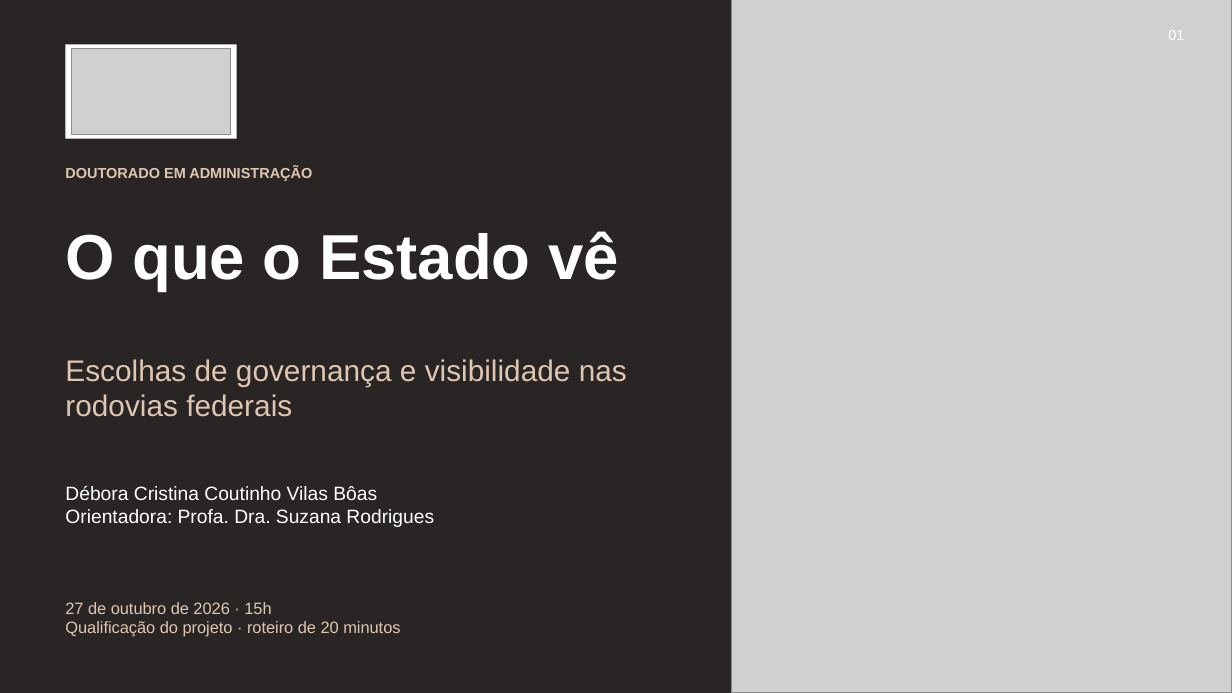
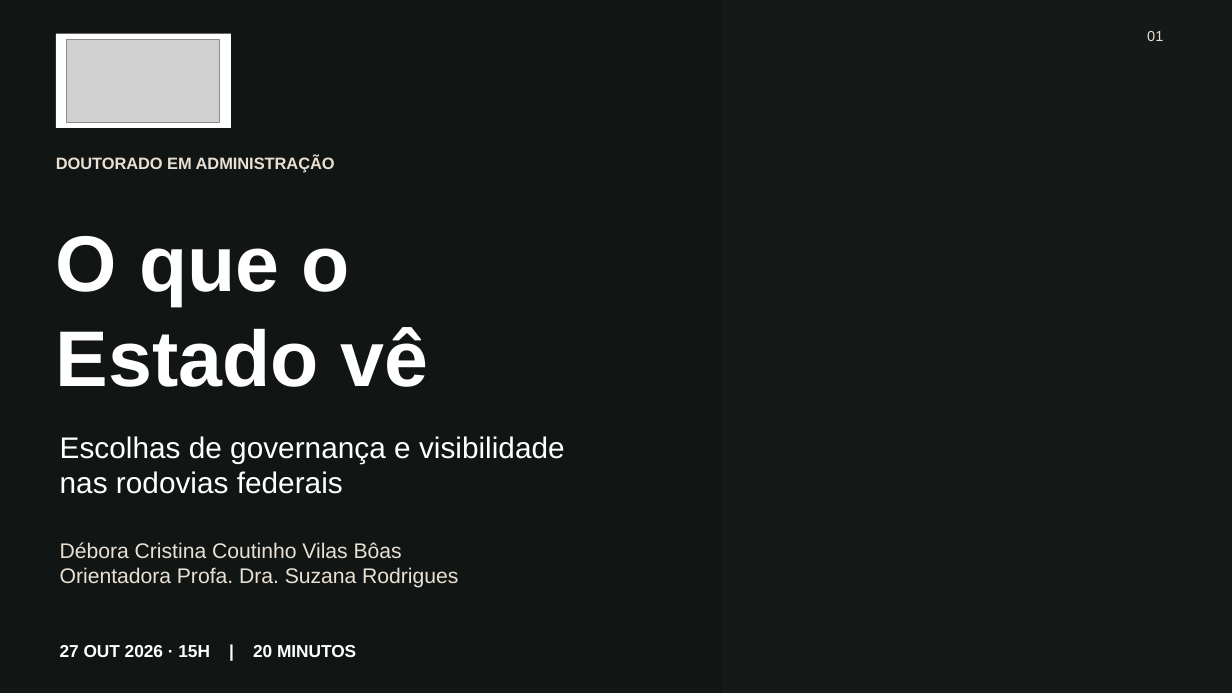
Before and after one commit to alexandrerodrigues2311/observatorio-seguranca-rodoviaria, a slide deck: slide 1 of dist/exports/apresentacao-qualificacao-fumec.pptx. Drawn at 1232x693 pixels with LibreOffice and Linux fonts; fonts in the diff are those of the drawing; grey boxes stand for pictures; background and template pictures are left out. Boxes give left, top, right and bottom in pixels: in the first picture for what was removed or moved away, otherwise in the second. Text is boxed around its words. In the diff, an @@ line names an element or a change of style, - is before the commit and + after.

```diff
--- a/dist/exports/apresentacao-qualificacao-fumec.pptx
+++ b/dist/exports/apresentacao-qualificacao-fumec.pptx
@@ background #292525 to picture (left out) @@
@@ rectangle added at (x1=0, y1=0, x2=1232, y2=693), fill #101514 at 68% opacity @@
@@ rectangle added at (x1=0, y1=0, x2=722, y2=693), fill #101514 at 65% opacity @@
@@ picture removed at (x1=732, y1=0, x2=1232, y2=693) @@
@@ text "01" moved from (x1=1168, y1=30, x2=1184, y2=40) to (x1=1147, y1=31, x2=1163, y2=41) @@
@@ text "01" at (x1=1147, y1=31, x2=1163, y2=41): text colour #FFFFFF to #E9DFD2 @@
@@ rectangle resized from (x1=66, y1=44, x2=237, y2=139) to (x1=55, y1=33, x2=231, y2=128) @@
@@ picture resized from (x1=71, y1=48, x2=231, y2=134) to (x1=67, y1=40, x2=220, y2=123) @@
@@ text "DOUTORADO EM ADMINISTRAÇÃO" moved from (x1=65, y1=168, x2=312, y2=181) to (x1=56, y1=155, x2=335, y2=172) @@
@@ text "DOUTORADO EM ADMINISTRAÇÃO" at (x1=56, y1=155, x2=335, y2=172): size 11.2 to 12.8 pt, text colour #DFC6B1 to #E9DFD2 @@
@@ text at (x1=56, y1=236, x2=429, y2=387): text changed; size 49.5 to 61.5 pt @@
-O que o Estado vê
+O que o
+Estado vê
@@ text at (x1=60, y1=436, x2=565, y2=494): text changed; text colour #DFC6B1 to #FFFFFF @@
-Escolhas de governança e visibilidade nas rodovias federais
+Escolhas de governança e visibilidade
+nas rodovias federais
@@ text "Débora Cristina Coutinho Vilas Bôas" moved from (x1=65, y1=486, x2=434, y2=527) to (x1=60, y1=542, x2=458, y2=588) @@
@@ text at (x1=60, y1=567, x2=458, y2=588): text changed; size 15 to 16.5 pt; text colour #FFFFFF to #E9DFD2 @@
-Orientadora: Profa. Dra. Suzana Rodrigues
+Orientadora Profa. Dra. Suzana Rodrigues
@@ text at (x1=60, y1=542, x2=402, y2=558): size 15 to 16.5 pt, text colour #FFFFFF to #E9DFD2 in "Débora Cristina Coutinho Vilas Bôas" @@
@@ text at (x1=60, y1=645, x2=356, y2=657): text changed; size 12.8 to 13.5 pt; text colour #DFC6B1 to #FFFFFF; bold on @@
-27 de outubro de 2026 · 15h
-Qualificação do projeto · roteiro de 20 minutos
+27 OUT 2026 · 15H | 20 MINUTOS
```
Also in this commit, not shown: 2 other slides changed, 13 slides added, 15 slides removed, 42 other files.
